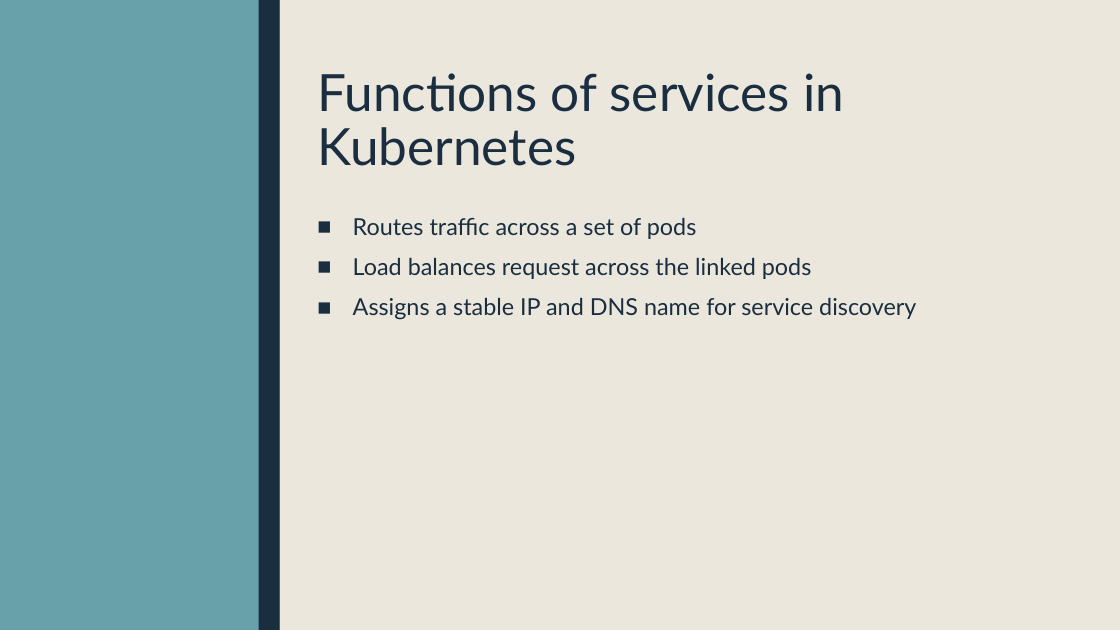
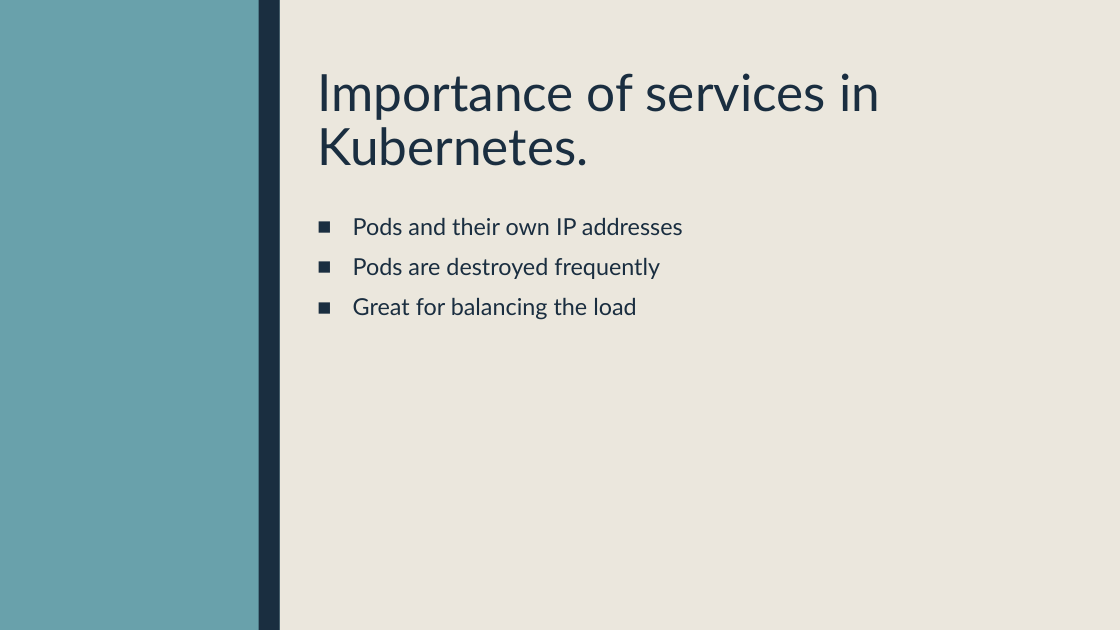
Before and after one commit to sebivenlo/ESD-2023-Kubernetes, a slide deck: slide 30 of presentation/Kubernetes.pptx. Drawn at 1120x630 pixels with LibreOffice and Linux fonts; fonts in the diff are those of the drawing. Boxes give left, top, right and bottom in pixels: in the first picture for what was removed or moved away, otherwise in the second. Text is boxed around its words. In the diff, an @@ line names an element or a change of style, - is before the commit and + after.

Commit message:
Changes in slides about services
I Improved the slides regarding the Services in kubernetes.

```diff
--- a/presentation/Kubernetes.pptx
+++ b/presentation/Kubernetes.pptx
@@ title at [317,73,880,166]: text changed @@
-Functions of services in Kubernetes
+Importance of services in Kubernetes.
@@ text at [353,218,683,320]: text changed @@
-■ Routes traffic across a set of pods
-■ Load balances request across the linked pods
-■ Assigns a stable IP and DNS name for service discovery
+■ Pods and their own IP addresses
+■ Pods are destroyed frequently
+■ Great for balancing the load
```
Also in this commit, not shown: 2 other slides changed, 5 slides added, 3 slides removed.
